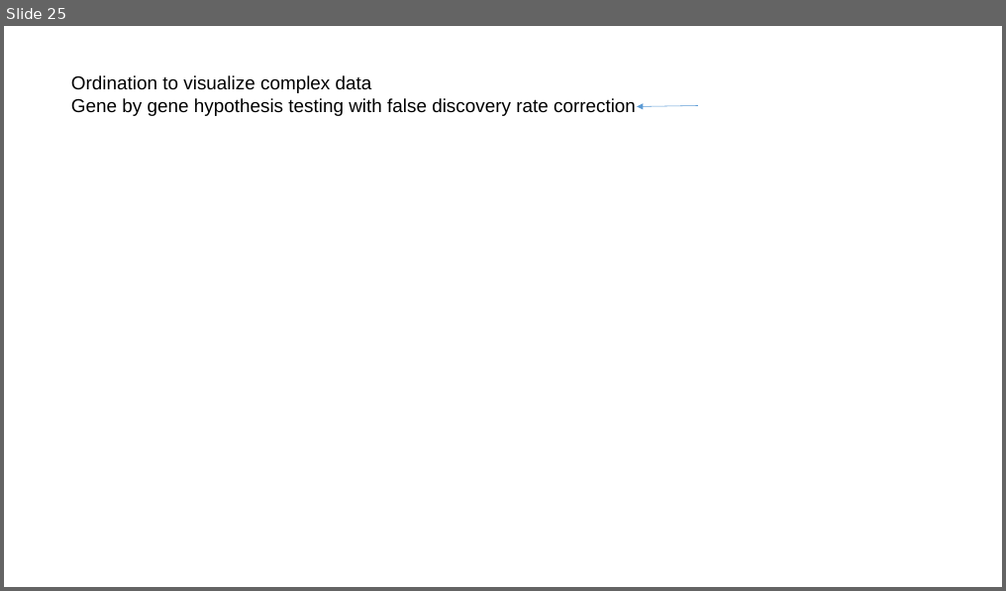
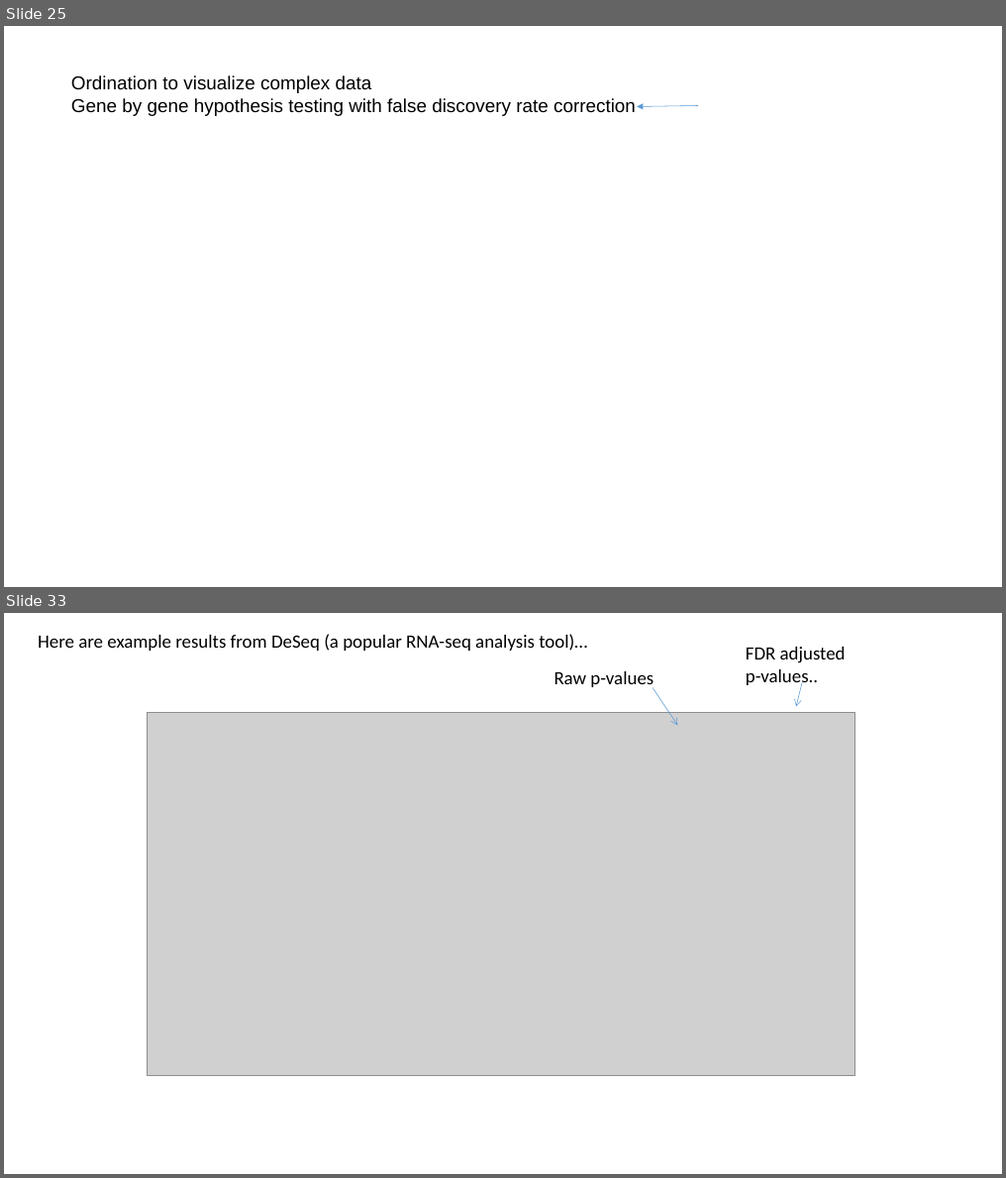
Before and after one commit to afodor/afodor.github.io, a slide deck: classes/ChapelHill2016/ChapelHillWorkshop_Fodor.pptx. Shown one above the other, each under a label of ours: slide 25 before the commit, slides 25 and 33 after it; the slides between them are not shown. The pictures are 1006x591 and 1006x1178 pixels, drawn with LibreOffice and Linux fonts; fonts in the diff are those of the drawing; grey boxes stand for pictures. Boxes give left, top, right and bottom in pixels: in the first picture for what was removed or moved away, otherwise in the second. Text is boxed around its words. In the diff, an @@ line names an element or a change of style, - is before the commit and + after.

```diff
--- a/classes/ChapelHill2016/ChapelHillWorkshop_Fodor.pptx
+++ b/classes/ChapelHill2016/ChapelHillWorkshop_Fodor.pptx
@@ slide 33 added at (4, 613, 1002, 1174), background #FFFFFF @@
@@ text added at (38, 634, 587, 651), 18 pt, text #000000 @@
+Here are example results from DeSeq (a popular RNA-seq analysis tool)…
@@ text added at (554, 671, 653, 689), 18 pt, text #000000 @@
+Raw p-values
@@ text added at (746, 647, 846, 688), 18 pt, text #000000 @@
+FDR adjusted
+p-values..
@@ arrow added from (653, 688) to (678, 725), #5B9BD5 0.5 pt @@
@@ arrow added from (803, 682) to (796, 707), #5B9BD5 0.5 pt @@
@@ picture added at (148, 713, 855, 1076) @@
```
Also in this commit, not shown: 8 other slides added.
